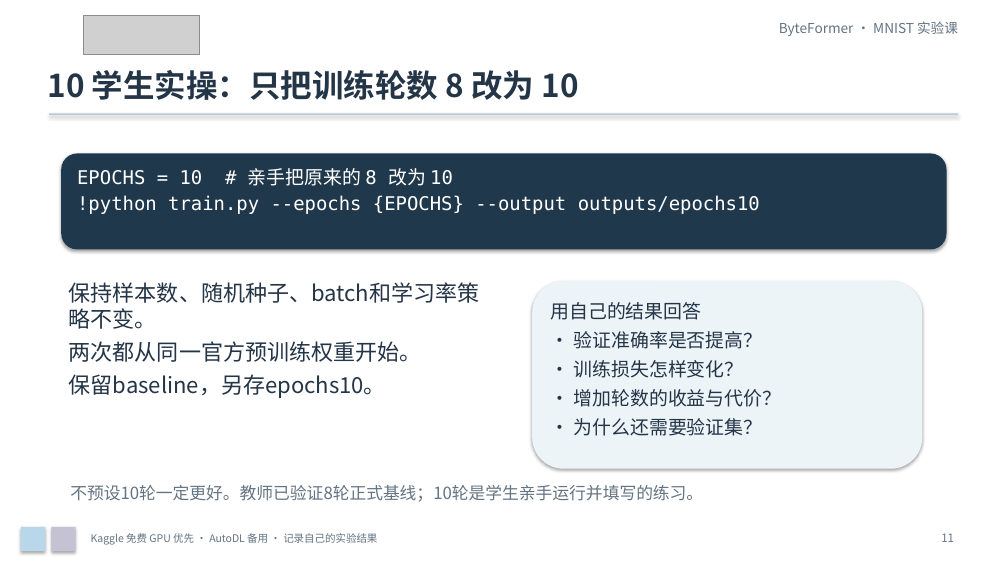
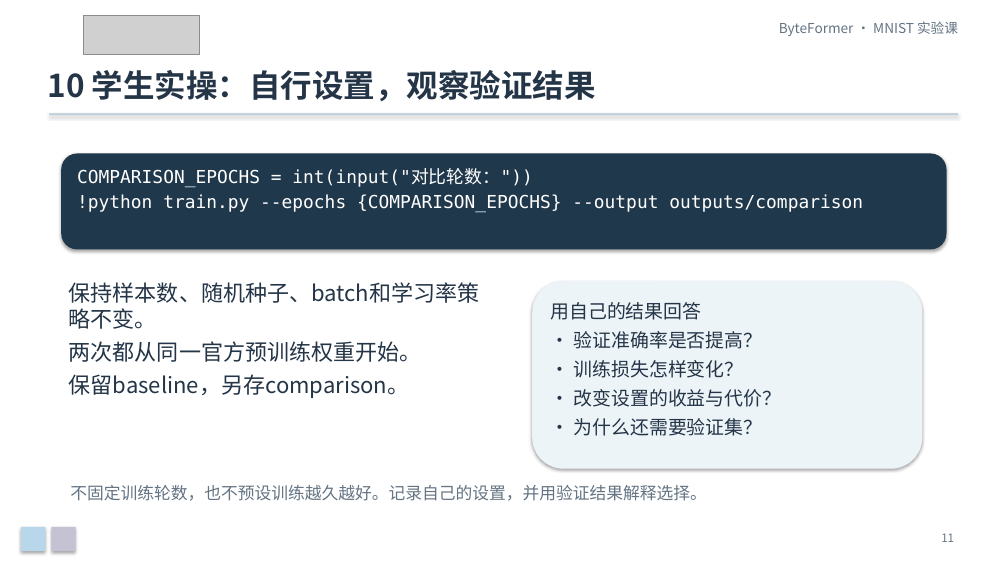
Before and after one commit to Franklin-L/byteformer-mnist-course, a slide deck: slide 11 of docs/ByteFormer_MNIST_零基础实验课.pptx. Drawn at 1008x567 pixels with LibreOffice and Linux fonts; fonts in the diff are those of the drawing; grey boxes stand for pictures. Boxes give left, top, right and bottom in pixels: in the first picture for what was removed or moved away, otherwise in the second. Text is boxed around its words. In the diff, an @@ line names an element or a change of style, - is before the commit and + after.

Commit message:
Let students choose epoch counts and remove repeated slide footer

```diff
--- a/docs/ByteFormer_MNIST_零基础实验课.pptx
+++ b/docs/ByteFormer_MNIST_零基础实验课.pptx
@@ text at (48,70,596,101): text changed @@
-10 学生实操：只把训练轮数 8 改为 10
+10 学生实操：自行设置，观察验证结果
@@ text at (77,169,863,212): text changed; size 18 to 17 pt @@
-EPOCHS = 10 # 亲手把原来的 8 改为 10
-!python train.py --epochs {EPOCHS} --output outputs/epochs10
+COMPARISON_EPOCHS = int(input("对比轮数："))
+!python train.py --epochs {COMPARISON_EPOCHS} --output outputs/comparison
@@ text at (69,374,410,398): text changed @@
-保留baseline，另存epochs10。
+保留baseline，另存comparison。
@@ text at (574,389,782,407): text changed @@
-· 增加轮数的收益与代价？
+· 改变设置的收益与代价？
@@ text at (70,485,706,501): text changed @@
-不预设10轮一定更好。教师已验证8轮正式基线；10轮是学生亲手运行并填写的练习。
+不固定训练轮数，也不预设训练越久越好。记录自己的设置，并用验证结果解释选择。
@@ text removed at (91,533,377,545) @@
-Kaggle 免费 GPU 优先 · AutoDL 备用 · 记录自己的实验结果
```
Also in this commit, not shown: 13 other slides changed, 7 other files.
